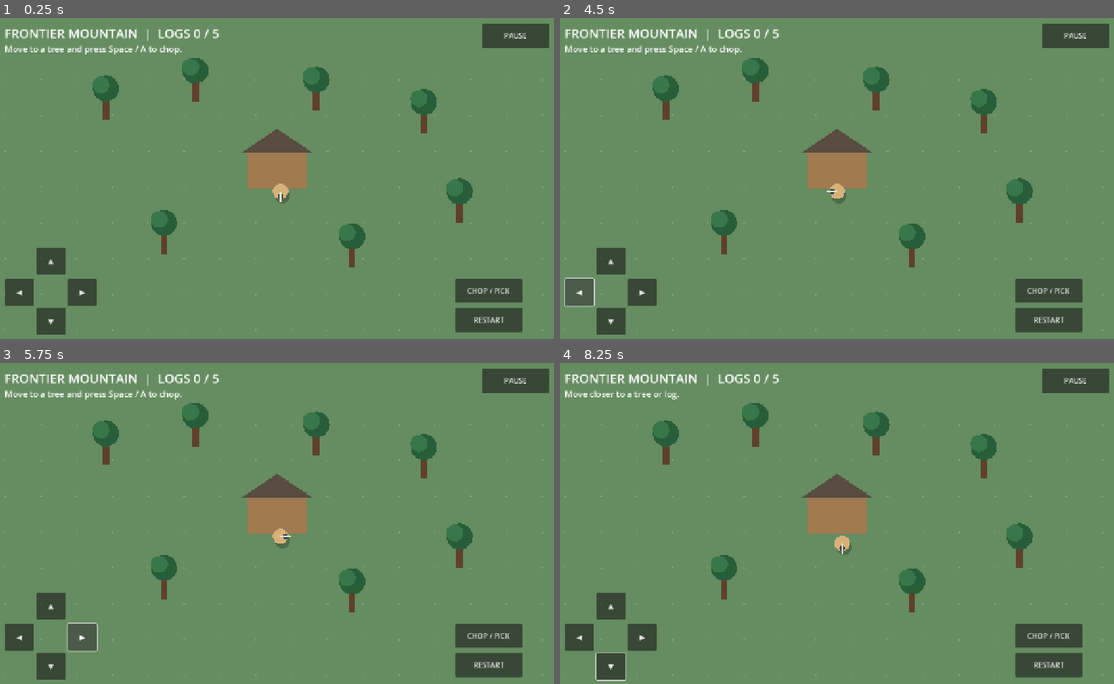
Above: before the commit, frames 1-4 (two rows, left to right).
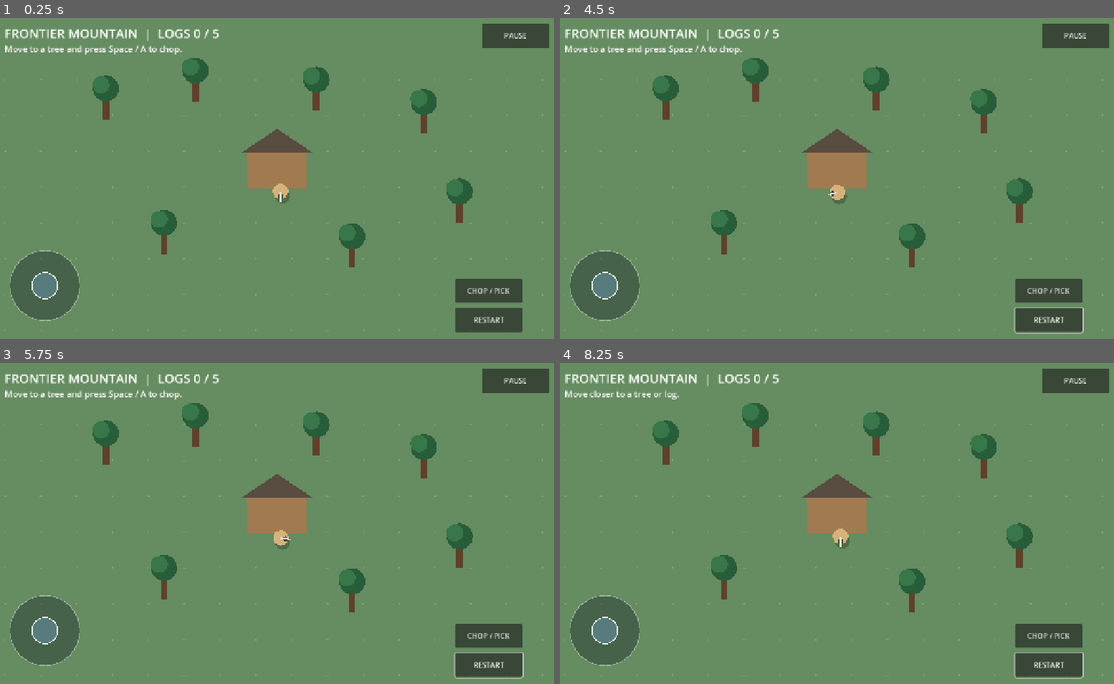
Above: after the commit, the same moments.

Repository: ethiks/frontier-mountain-godot
Game: Godot game, scene res://scenes/main.tscn
Two runs of this game, one before a commit and one after it. Both use one fixed random seed, a clock stepped at 60 frames per second and the inputs below.
Inputs (mouse positions are in pixels of both pictures, inside the frame that each line leads up to):
- Up to frame 1 (0.25 s): no input
- Up to frame 2 (4.5 s): click "CHOP / PICK" at 0.5 s; click "RESTART" at 1.25 s; click "PAUSE" at 2 s; click "RESTART" at 2.75 s; click "RESTART" at 3.5 s; click (576, 290) at 4.25 s, where only the run before the commit has a clickable "◀"
- Up to frame 3 (5.75 s): click (83, 635) at 5 s, where only the run before the commit has a clickable "▶"
- Up to frame 4 (8.25 s): click (609, 606) at 5.75 s, where only the run before the commit has a clickable "▲"; click (609, 664) at 6.5 s, where only the run before the commit has a clickable "▼"; tap Space at 7.25, 7.52, 8 s; move the mouse to (964, 507) at 7.27 s; hold D 7.28-8 s; hold R 7.28-8 s; click (964, 507) at 7.42 s; drag from (726, 539) to (809, 587) at 8.02 s

The runs differ from the first frame. In frame 1, 2.9% of the frame differs, in the area x 0-18%, y 71-99%; in frame 2, 2.8%; in frame 3, 3.0%; in frame 4, 3.2%, in the area x 0-95%, y 51-100%.

Commit message:
Replace directional touch arrows with analog joystick

Diff:
--- a/scripts/main.gd
+++ b/scripts/main.gd
@@ -9,7 +9,7 @@
 var win = false
 var paused = false
 var message = "Move to a tree and press Space / A to chop."
-var held = {}
+var joystick: Control
 var action_pending = false
 var reset_pending = false
 var pause_pending = false
@@ -27,10 +27,9 @@
     info.position = Vector2(24, 58)
     info.add_theme_font_size_override("font_size", 19)
     ui.add_child(info)
-    add_button(ui, "◀", Vector2(25, 585), Vector2.LEFT)
-    add_button(ui, "▶", Vector2(165, 585), Vector2.RIGHT)
-    add_button(ui, "▲", Vector2(95, 515), Vector2.UP)
-    add_button(ui, "▼", Vector2(95, 650), Vector2.DOWN)
+    joystick = preload("res://scripts/virtual_joystick.gd").new()
+    joystick.position = Vector2(24, 510)
+    ui.add_child(joystick)
     add_button(ui, "CHOP / PICK", Vector2(1030, 585), Vector2.ZERO)
     add_button(ui, "RESTART", Vector2(1030, 650), Vector2.ZERO)
     add_button(ui, "PAUSE", Vector2(1090, 15), Vector2.ZERO)
@@ -40,12 +39,10 @@
     b.position = pos
     b.size = Vector2(150, 54) if direction == Vector2.ZERO else Vector2(65, 60)
     b.button_down.connect(func():
-        if direction != Vector2.ZERO: held[label_text] = direction
-        elif label_text == "CHOP / PICK": action_pending = true
+        if label_text == "CHOP / PICK": action_pending = true
         elif label_text == "RESTART": reset_pending = true
         else: pause_pending = true
     )
-    b.button_up.connect(func(): held.erase(label_text))
     ui.add_child(b)
 func reset():
     player = Vector2(640, 390)
@@ -78,11 +75,11 @@
         if Input.is_key_pressed(KEY_S) or Input.is_key_pressed(KEY_DOWN): movement.y += 1
         if Input.get_connected_joypads().size() > 0:
             movement += Vector2(Input.get_joy_axis(0, JOY_AXIS_LEFT_X), Input.get_joy_axis(0, JOY_AXIS_LEFT_Y))
-        for d in held.values(): movement += d
+        if joystick != null: movement += joystick.vector
         movement = movement.limit_length(1.0)
         if not win and movement.length() > 0.15:
             facing = movement.normalized()
-            player += facing * SPEED * delta
+            player += movement * SPEED * delta
             player.x = clampf(player.x, 25, 1255)
             player.y = clampf(player.y, 115, 685)
         for tree in trees:
